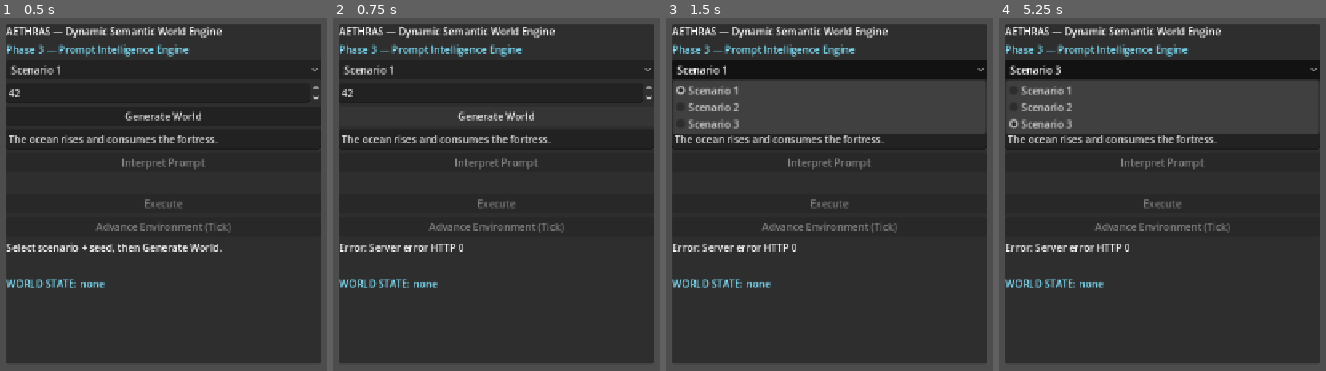
Above: before the commit, frames 1-4 (left to right).
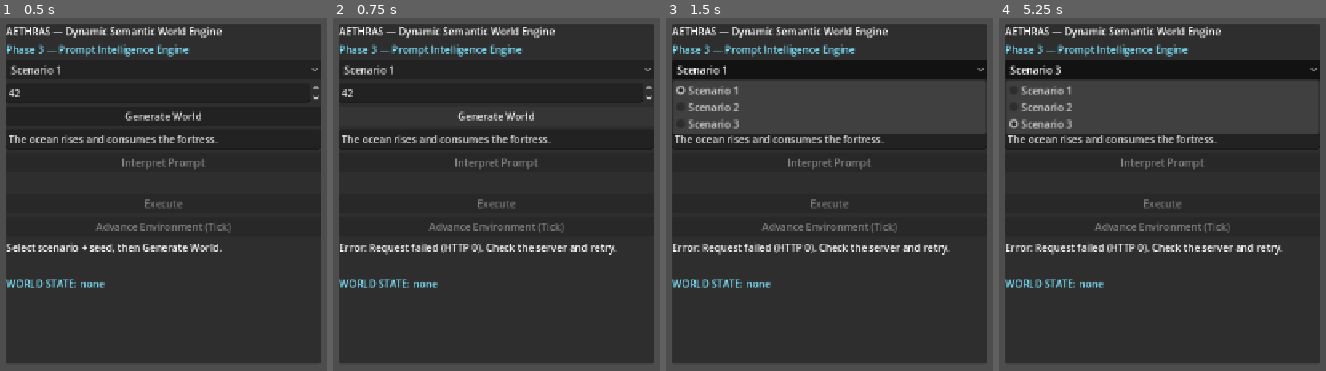
Above: after the commit, the same moments.

Repository: MUKILAN0608/AETHRAS
Game: Godot game, scene res://scenes/main.tscn
The game is run twice, just before and just after one commit, with the same random seed, the same clock (stepped at 60 frames per second) and the same inputs.
Inputs:
- Up to frame 1 (0.5 s): no input
- Up to frame 2 (0.75 s): click "Generate World" at 0.5 s
- Up to frame 3 (1.5 s): click "Scenario 1" at 1.25 s
- Up to frame 4 (5.25 s): click "Scenario 1" at 2 s; click "Generate World" at 2.75 s; click "Scenario 1" at 3.5 s; click "Generate World" at 4.25 s; click "Scenario 3" at 5 s

Frame 1 is identical in both runs. In frame 2, 1.1% of the frame differs, in the area x 11-87%, y 64-68%; in frame 3, 1.1%; in frame 4, 1.1%.

Commit message:
Add Clef Fast integration

Diff:
--- a/game/godot/scripts/game_config.gd
+++ b/game/godot/scripts/game_config.gd
@@ -2,5 +2,5 @@
 
 ## Game configuration — server URLs from environment or defaults.
 
-const GAME_SERVER_URL := "http://localhost:8080"
+var GAME_SERVER_URL: String = OS.get_environment("GODOT_GAME_SERVER_URL") if OS.has_environment("GODOT_GAME_SERVER_URL") else "http://localhost:8080"
 const DEFAULT_PROMPT := "The ocean rises and consumes the fortress."
--- a/game/godot/scripts/main.gd
+++ b/game/godot/scripts/main.gd
@@ -224,7 +224,8 @@
 
 	var interp: Dictionary = data.get("interpretation", {})
 
-	var action: Dictionary = data.get("action", {})
+	var raw_action = data.get("action")
+	var action: Dictionary = raw_action if raw_action is Dictionary else {}
 
 	var conf: Dictionary = data.get("confidence", {})
 
@@ -240,7 +241,8 @@
 
 
 
-	var strategy: Dictionary = interp.get("strategy", {})
+	var raw_strategy = interp.get("strategy")
+	var strategy: Dictionary = raw_strategy if raw_strategy is Dictionary else {}
 
 	var intent: String = str(interp.get("intent", "")).replace("_", " ").capitalize()
 
@@ -276,7 +278,15 @@
 
 	_pending_action = action
 
-	_execute_button.disabled = status == "INVALID" or action.is_empty()
+	var raw_decision = data.get("decision")
+	var decision: Dictionary = raw_decision if raw_decision is Dictionary else {}
+	if decision.get("fallback", false):
+		_status_label.text = "Decision service unavailable. Reinterpret before executing."
+	elif decision.get("review_required", false):
+		_status_label.text = "Additional review required. Edit or reinterpret the prompt."
+	if not decision.is_empty():
+		_interpretation_label.text += "\n\nDecision: %s\nModel confidence: %s\nImpact (0-2): %s\nAdditional review: %s\nSimulation advised: %s\nCandidate: %s\nLatency: %s ms | Fallback: %s\nGame rules are checked by Go at execution." % [decision.get("status", ""), str(decision.get("confidence")), str(decision.get("strategic_impact")), str(decision.get("review_required", false)), str(decision.get("simulation_recommended", false)), str(decision.get("selected_candidate")), str(decision.get("latency_ms", 0)), str(decision.get("fallback", false))]
+	_execute_button.disabled = status != "VALID" or action.is_empty() or str(data.get("proposal_id", "")).is_empty()
 
 
 
@@ -287,6 +297,12 @@
 	_is_busy = false
 
 	_update_ui_state(true)
+	if transform.is_empty():
+		_pending_action = {}
+		_execute_button.disabled = true
+		_status_label.text = "ENVIRONMENT ADVANCED"
+		_world_state_label.text = "WORLD STATE CHANGED — turn %d" % state.turn
+		return
 
 	var action_proposal: Dictionary = _pending_action
 
@@ -329,6 +345,7 @@
 	_update_ui_state(_semantic_world.current_state != null)
 
 	_status_label.text = "Error: %s" % message
+	_execute_button.disabled = true
 
 
 
@@ -367,6 +384,8 @@
 
 
 func _update_ui_state(world_ready: bool) -> void:
+	var pending: Dictionary = _semantic_world.pending_interpretation
+	_execute_button.disabled = _is_busy or str(pending.get("status", "")) != "VALID" or str(pending.get("proposal_id", "")).is_empty()
 
 	_submit_button.disabled = _is_busy or not world_ready
 
--- /dev/null
+++ b/game/godot/tests/prompt_flow_test.gd
@@ -0,0 +1,76 @@
+extends SceneTree
+
+var _frames := 0
+
+
+func _initialize() -> void:
+	process_frame.connect(func(): _frames += 1)
+	_run.call_deferred()
+
+
+func _failed(message: String) -> void:
+	push_error(message)
+	quit(1)
+
+
+func _check(condition: bool, message: String) -> bool:
+	if not condition:
+		_failed(message)
+	return condition
+
+
+func _run() -> void:
+	create_timer(20.0).timeout.connect(func(): _failed("Prompt flow test timed out"))
+	var scene: Node = load("res://scenes/main.tscn").instantiate()
+	root.add_child(scene)
+	await process_frame
+	var semantic: Node = scene.get_node("SemanticWorld")
+	var execute: Button = scene.get_node("UI/Panel/VBox/ExecuteButton")
+	var input: LineEdit = scene.get_node("UI/Panel/VBox/PromptInput")
+	semantic.error_occurred.connect(_failed)
+	scene.call("_on_generate_pressed")
+	await semantic.world_generated
+	input.text = "The ocean rises and consumes the fortress."
+	_frames = 0
+	scene.call("_on_submit_pressed")
+	var interpretation: Dictionary = await semantic.interpretation_ready
+	if OS.get_cmdline_user_args().has("--expect-fallback"):
+		var decision: Dictionary = interpretation.get("decision", {})
+		if not _check(interpretation.get("status") == "AMBIGUOUS" and decision.get("reason") == "timeout" and execute.disabled, "Timed-out model response did not block execution"):
+			return
+		if not _check(_frames > 2 and not scene.get("_is_busy"), "Delayed model request froze frames or left UI busy"):
+			return
+		print("PASS: Godot remained responsive during mocked provider timeout; execution blocked")
+		scene.queue_free()
+		await process_frame
+		quit(0)
+		return
+	if not _check(interpretation.get("status") == "VALID" and not execute.disabled, "Valid proposal was not reviewable"):
+		return
+	if not _check(interpretation.get("decision", {}).get("status") == "disabled", "Headless smoke requires disabled provider"):
+		return
+	scene.call("_on_execute_pressed")
+	await semantic.world_updated
+	if not _check(execute.disabled and semantic.current_state.environmental_state.get("water_level", 0.0) > 0.0, "Go world result was not applied"):
+		return
+	scene.call("_on_tick_pressed")
+	await semantic.world_updated
+	if not _check(not scene.get("_is_busy"), "Environment tick left UI busy"):
+		return
+	input.text = "The invisible moon destroys the ancient city."
+	scene.call("_on_submit_pressed")
+	interpretation = await semantic.interpretation_ready
+	if not _check(interpretation.get("status") == "INVALID" and execute.disabled, "Critic rejection enabled Execute"):
+		return
+	# Exercise a real asynchronous HTTP failure without touching provider credentials.
+	semantic.error_occurred.disconnect(_failed)
+	root.get_node("GameConfig").GAME_SERVER_URL += "/missing-route"
+	input.text = "The ocean rises."
+	scene.call("_on_submit_pressed")
+	await semantic.error_occurred
+	if not _check(not scene.get("_is_busy") and execute.disabled, "HTTP error left UI busy or executable"):
+		return
+	print("PASS: Godot generate, interpret, review, execute, tick, invalid proposal, HTTP error")
+	scene.queue_free()
+	await process_frame
+	quit(0)
--- a/game/godot/world/semantic_world.gd
+++ b/game/godot/world/semantic_world.gd
@@ -2,8 +2,6 @@
 
 class_name SemanticWorld
 
-
-
 signal world_generated(state)
 
 signal world_updated(state, transform: Dictionary)
@@ -12,8 +10,6 @@
 
 signal error_occurred(message: String)
 
-
-
 const SCENARIOS := [
 
 	{
@@ -42,8 +38,6 @@
 
 ]
 
-
-
 var current_state = null
 
 var pending_interpretation: Dictionary = {}
@@ -58,13 +52,10 @@
 
 var _entity_container: Node3D
 
-
-
-
-
 func setup(http: HTTPRequest, renderer, camera, entity_container: Node3D) -> void:
 
 	_http = http
+	_http.timeout = 20.0
 
 	_world_renderer = renderer
 
@@ -74,11 +65,8 @@
 
 	_http.request_completed.connect(_on_http_completed)
 
-
-
-
-
 func generate_world(scenario_index: int, seed_value: int) -> void:
+	pending_interpretation = {}
 
 	var scenario: Dictionary = SCENARIOS[scenario_index]
 
@@ -100,10 +88,6 @@
 
 	_post("/api/world/generate", body)
 
-
-
-
-
 func interpret_prompt(prompt: String) -> void:
 
 	pending_interpretation = {}
@@ -128,10 +112,6 @@
 
 	})
 
-
-
-
-
 func execute_pending_action(prompt: String) -> void:
 
 	if pending_interpretation.is_empty():
@@ -139,6 +119,9 @@
 		error_occurred.emit("No interpretation to execute")
 
 		return
+	if str(pending_interpretation.get("status", "")) != "VALID" or str(pending_interpretation.get("proposal_id", "")).is_empty():
+		error_occurred.emit("This proposal requires review or reinterpretation")
+		return
 
 	var action = pending_interpretation.get("action", {})
 
@@ -157,23 +140,17 @@
 		"actor": "human",
 
 		"action": action,
+		"proposal_id": pending_interpretation.get("proposal_id", ""),
 
 	})
 
-
-
-
-
 func tick_environment() -> void:
+	pending_interpretation = {}
 
 	_pending_callback = _on_tick_result
 
 	_http_get("/api/world/tick")
 
-
-
-
-
 func _build_world_context() -> Dictionary:
 
 	if current_state == null:
@@ -214,10 +191,6 @@
 
 	}
 
-
-
-
-
 func _post(endpoint: String, body: Dictionary) -> void:
 
 	var url := GameConfig.GAME_SERVER_URL + endpoint
@@ -227,12 +200,9 @@
 	var err := _http.request(url, headers, HTTPClient.METHOD_POST, JSON.stringify(body))
 
 	if err != OK:
-
-		error_occurred.emit("HTTP request failed")
-
-
-
-
+		_pending_callback = Callable()
+		pending_interpretation = {}
+		error_occurred.emit("Could not start the request; retry when the server is available")
 
 func _http_get(endpoint: String) -> void:
 
@@ -241,42 +211,39 @@
 	var err := _http.request(url)
 
 	if err != OK:
-
-		error_occurred.emit("HTTP request failed")
-
-
-
-
+		_pending_callback = Callable()
+		pending_interpretation = {}
+		error_occurred.emit("Could not start the request; retry when the server is available")
 
 func _on_http_completed(result: int, response_code: int, _headers: PackedStringArray, body: PackedByteArray) -> void:
 
 	if result != HTTPRequest.RESULT_SUCCESS or response_code < 200 or response_code >= 300:
-
-		error_occurred.emit("Server error HTTP %d" % response_code)
-
-		return
-
-
+		_pending_callback = Callable()
+		pending_interpretation = {}
+		var message := "Request failed (HTTP %d). Check the server and retry." % response_code
+		if result == HTTPRequest.RESULT_TIMEOUT:
+			message = "The request timed out. Reinterpret the prompt before trying to execute."
+		elif response_code == 409:
+			message = "The proposal expired or the world changed. Interpret the prompt again."
+		elif response_code == 422:
+			message = "Go rejected this proposal under the current game rules. Edit and reinterpret."
+		error_occurred.emit(message)
+		return
 
 	var json := JSON.new()
 
-	if json.parse(body.get_string_from_utf8()) != OK:
+	if json.parse(body.get_string_from_utf8()) != OK or not json.data is Dictionary:
+		_pending_callback = Callable()
+		pending_interpretation = {}
 
 		error_occurred.emit("Invalid JSON from server")
 
 		return
 
-
-
-	if _pending_callback.is_valid():
-
-		_pending_callback.call(json.data)
-
+	var callback := _pending_callback
 	_pending_callback = Callable()
-
-
-
-
+	if callback.is_valid():
+		callback.call(json.data)
 
 func _on_world_generated(data: Dictionary) -> void:
 
@@ -286,20 +253,12 @@
 
 	world_generated.emit(current_state)
 
-
-
-
-
 func _on_interpret_result(data: Dictionary) -> void:
 
 	pending_interpretation = data
 
 	interpretation_ready.emit(data)
 
-
-
-
-
 func _on_execute_result(data: Dictionary) -> void:
 
 	var transform: Dictionary = data.get("transform", {})
@@ -312,8 +271,6 @@
 
 		return
 
-
-
 	current_state = load("res://world/world_state.gd").from_dict(world_data)
 
 	var affected: Array = transform.get("affected_ids", [])
@@ -324,12 +281,8 @@
 
 	var action_type: String = str(action_proposal.get("action_type", ""))
 
-
-
 	_world_renderer.render_world(current_state, affected, hints)
 
-
-
 	var positions: Array = []
 
 	for id in affected:
@@ -342,18 +295,13 @@
 
 	_dynamic_camera.respond_to_action(action_type, positions)
 
-
-
 	world_updated.emit(current_state, transform)
 
 	pending_interpretation = {}
 
-
-
-
-
 func _on_tick_result(data: Dictionary) -> void:
 
 	current_state = load("res://world/world_state.gd").from_dict(data)
 
 	_world_renderer.render_world(current_state)
+	world_updated.emit(current_state, {})
Not shown, added: game/godot/tests/prompt_flow_test.gd.uid
Not shown, changed: .env.example
Not shown, changed: .gitattributes
Not shown, changed: .gitignore
Not shown, changed: ai/app/config.py
Not shown, added: ai/app/decision_engine/__init__.py
Not shown, added: ai/app/decision_engine/cloudflare_clef_client.py
Not shown, added: ai/app/decision_engine/decision_router.py
Not shown, added: ai/app/decision_engine/provider.py
Not shown, added: ai/app/decision_engine/questions.py
Not shown, added: ai/app/decision_engine/schemas.py
Not shown, changed: ai/app/main.py
(and 24 more such lines)
